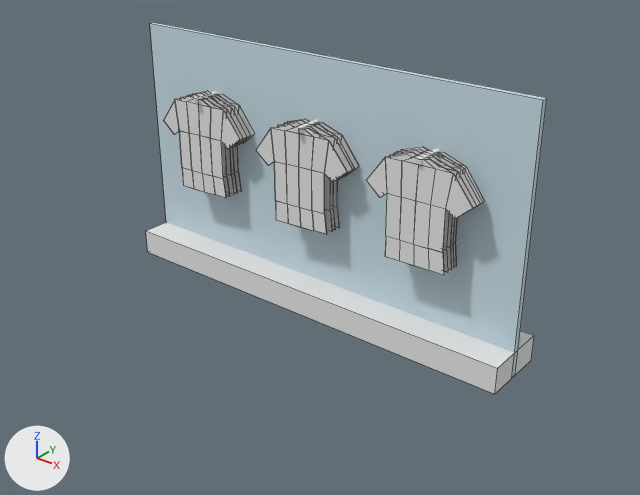
Renders of the Blender file theroom/excersizes/souvenirbutik/reol3.blend from each side of a commit.
The view is the same before and after, from a camera (50 mm lens) standing at (7.49, -9.32, 6.69) and looking at (0.26, -0.29, 1.09). Every picture has the same lights, and +X, +Y and +Z are marked at lower left. Mesh edges are drawn as thin lines on the coarser meshes.
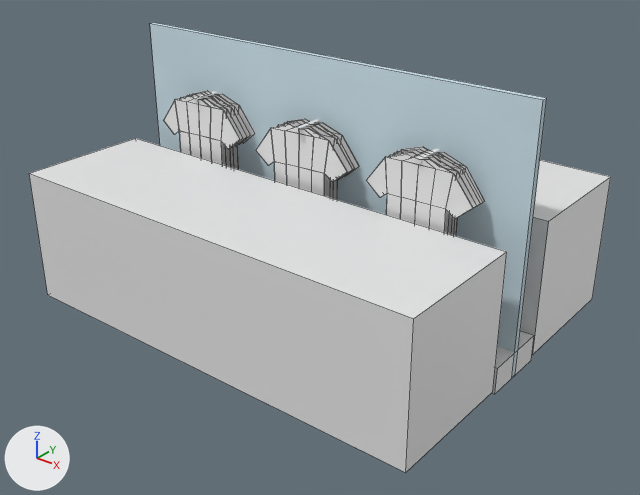
Location of each change, [x1, y1, x2, y2] in pixels of the pictures (640 x 495 px):
'front.zone.001', added: after [29, 138, 507, 473]
'front.zone', added: after [520, 160, 611, 354]
'Cube.004', unchanged, covered by the edit: before [146, 222, 534, 394]; after [492, 330, 534, 394]

What changed in the scene script:
```text
Add me_cube_004:
    me_cube_004.from_pydata(...)  # a box spanning x -1.0..1.0, y -1.0..1.0, z -1.0..1.0
Add me_cube_001:
    me_cube_001.from_pydata(...)  # a box spanning x -1.0..1.0, y -1.0..1.0, z -1.0..1.0
Add ob_front_zone_001:
    ob_front_zone_001 = bpy.data.objects.new('front.zone.001', me_cube_004)
    ob_front_zone_001.location = (0.0, -1.56, 1.06)
    ob_front_zone_001.scale = (3.31, 1.0, 1.0)
Add ob_front_zone:
    ob_front_zone = bpy.data.objects.new('front.zone', me_cube_001)
    ob_front_zone.location = (0.0, 1.56, 1.06)
    ob_front_zone.scale = (3.31, 1.0, 1.0)
```
